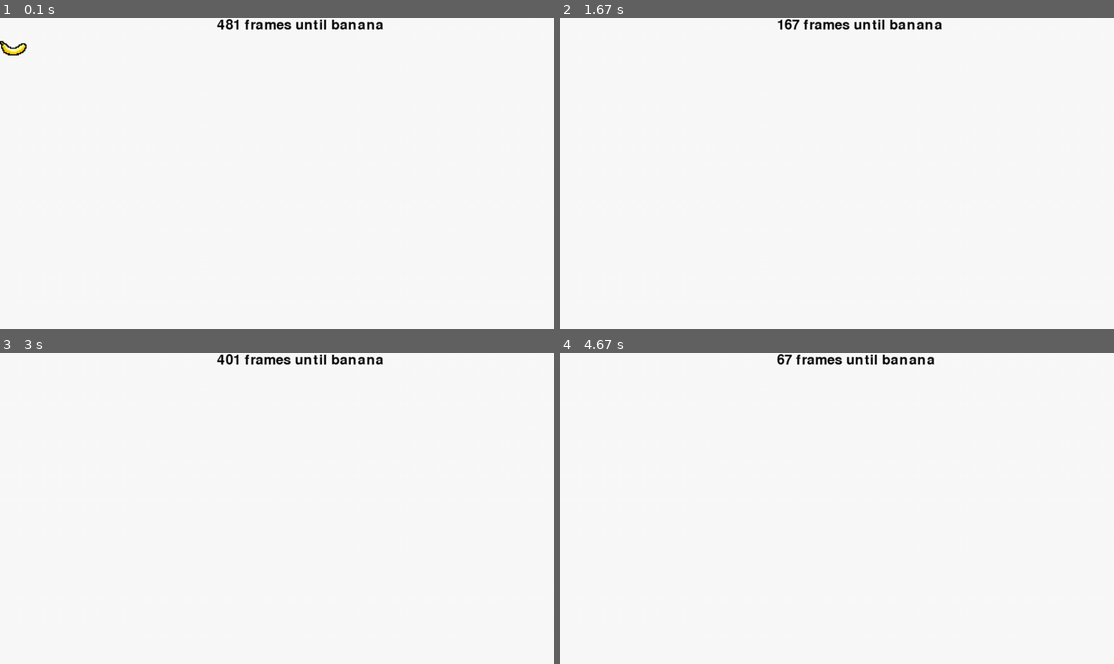
Above: before the commit, frames 1-4 (two rows, left to right).
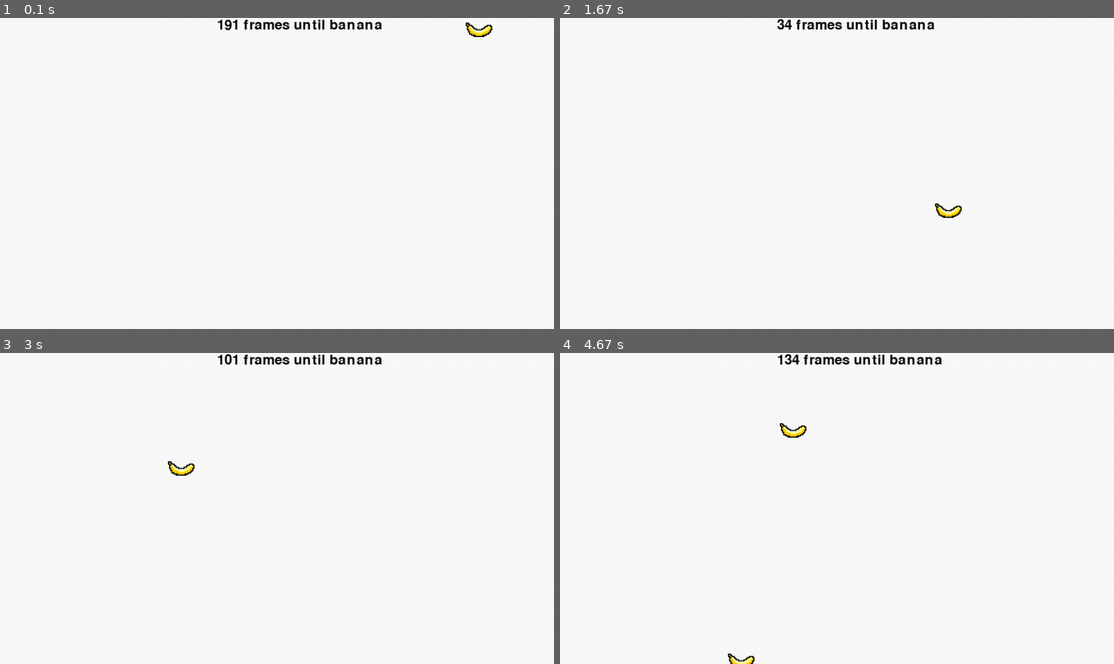
Above: after the commit, the same moments.

Repository: MikeCroall/MyPyGame
Game: pygame game, started from src/main.py
The game is run twice, just before and just after one commit, with the same random seed, the same clock (stepped at 60 frames per second) and the same inputs.
Inputs:
- Up to frame 1 (0.1 s): no input
- Up to frame 2 (1.67 s): no input
- Up to frame 3 (3 s): no input
- Up to frame 4 (4.67 s): no input

The runs differ from the first frame. In frame 1, 0.9% of the frame differs, in the area x 0-89%, y 0-13%; in frame 2, 0.8%; in frame 3, 0.7%; in frame 4, 0.9%.

Commit message:
Multi-banana

Diff:
--- /dev/null
+++ b/src/banana.py
@@ -0,0 +1,35 @@
+import pygame
+
+
+class Banana:
+    def __init__(self, img, x, y, speed):
+        self.img = img
+        self.rect = img.get_rect()
+        self.set_center_pos(x, y)
+        self.speed = speed
+
+    def get_img(self):
+        return self.img
+
+    def get_rect(self):
+        return self.rect
+
+    def get_speed(self):
+        return self.speed
+
+    def reverse_x_speed(self):
+        self.speed[0] *= -1
+
+    def reverse_y_speed(self):
+        self.speed[1] *= -1
+
+    def set_center_pos(self, x, y):
+        self.rect.centerx = x
+        self.rect.centery = y
+
+    def move_at_speed(self):
+        self.rect = self.rect.move(self.speed)
+        return self.rect
+
+    def __str__(self):
+        return "{} - {}".format(self.rect, self.speed)
--- a/src/main.py
+++ b/src/main.py
@@ -5,13 +5,15 @@
     except ImportError as ex:
         print("Please install pygame - it is a required module!")
         return
+    from banana import Banana
+
     print("Excellent - pygame is installed and imported!")
     pygame.init()
 
     size = width, height = 960, 540
     screen = pygame.display.set_mode(size)
     pygame.display.set_caption('Banana dodge v2')
-    spawn_rate, frames_until_spawn = 500, 0
+    spawn_rate, frames_until_spawn = 200, 1
 
     background = pygame.Surface(screen.get_size())
     background = background.convert()
@@ -23,42 +25,55 @@
     textpos.centerx = background.get_rect().centerx
     background.blit(text, textpos)
 
-    banana = pygame.image.load("../img/banana.bmp")
-    banana_rect = banana.get_rect()
-    banana_speed = [random.choice([0.1, -0.1, 0.5, -0.5]), 2]
+    bananas = []
+
+    def spawn_banana():
+        img = pygame.image.load("../img/banana.bmp")
+        speed = [random.choice([0, 0, 0, -1, 1]), 2]
+        bananas.append(Banana(img, int(random.random() * width), 0, speed))
+
+    def print_all_bananas():
+        for b in bananas:
+            print(b)
 
     while True:
         frames_until_spawn -= 1
         if frames_until_spawn <= 0:
-            # todo spawn_banana() and add to list (use banana class)
+            spawn_banana()
             frames_until_spawn = spawn_rate
-            print("Banana spawn!")
+            #print("Banana spawn!")
+            #print_all_bananas()
 
         for event in pygame.event.get():
             if event.type == pygame.QUIT:
                 sys.exit()
-            elif event.type == pygame.MOUSEBUTTONDOWN:
-                clicked_x, clicked_y = event.pos
-                if banana_rect.collidepoint(clicked_x, clicked_y):
-                    print("Banana down!")
+            #elif event.type == pygame.MOUSEBUTTONDOWN:
+             #   clicked_x, clicked_y = event.pos
+              #  if banana_rect.collidepoint(clicked_x, clicked_y):
+               #     print("Banana down!")
 
-        banana_rect = banana_rect.move(banana_speed)
-        if banana_rect.left < 0 or banana_rect.right > width:
-            banana_speed[0] *= -1
-        if banana_rect.top < 0:
-            banana_speed[1] *= -1
-        elif banana_rect.top > height:
-            # todo despawn banana (remove from list)
-            pass
+        rem = []
+        for b in bananas:
+            b.move_at_speed()
+            if b.get_rect().left < 0 or b.get_rect().right > width:
+                b.reverse_x_speed()
+            if b.get_rect().top < 0:
+                # do nothing for now - maybe ensure positive y speed?
+                pass
+            elif b.get_rect().top > height:
+                rem.append(b)  # despawn
+        bananas = [b for b in bananas if b not in rem]
 
         text = font.render("{} frames until banana".format(frames_until_spawn), 1, (10, 10, 10))
         background.fill((250, 250, 250))
         background.blit(text, textpos)
         screen.blit(background, (0, 0))
-        screen.blit(banana, banana_rect)
+        for b in bananas:
+            screen.blit(b.get_img(), b.get_rect())
         pygame.display.flip()
 
-        time.sleep(0.005)
+        time.sleep(0.01)
+
 
 if __name__ == "__main__":
     main()
